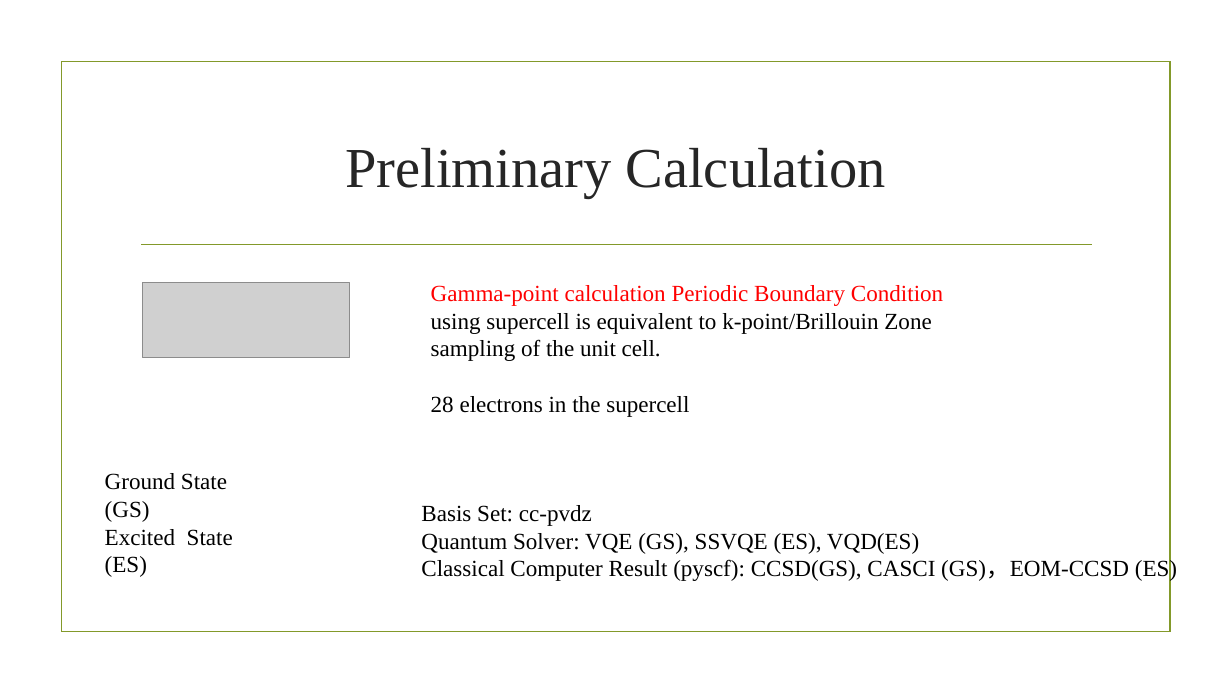
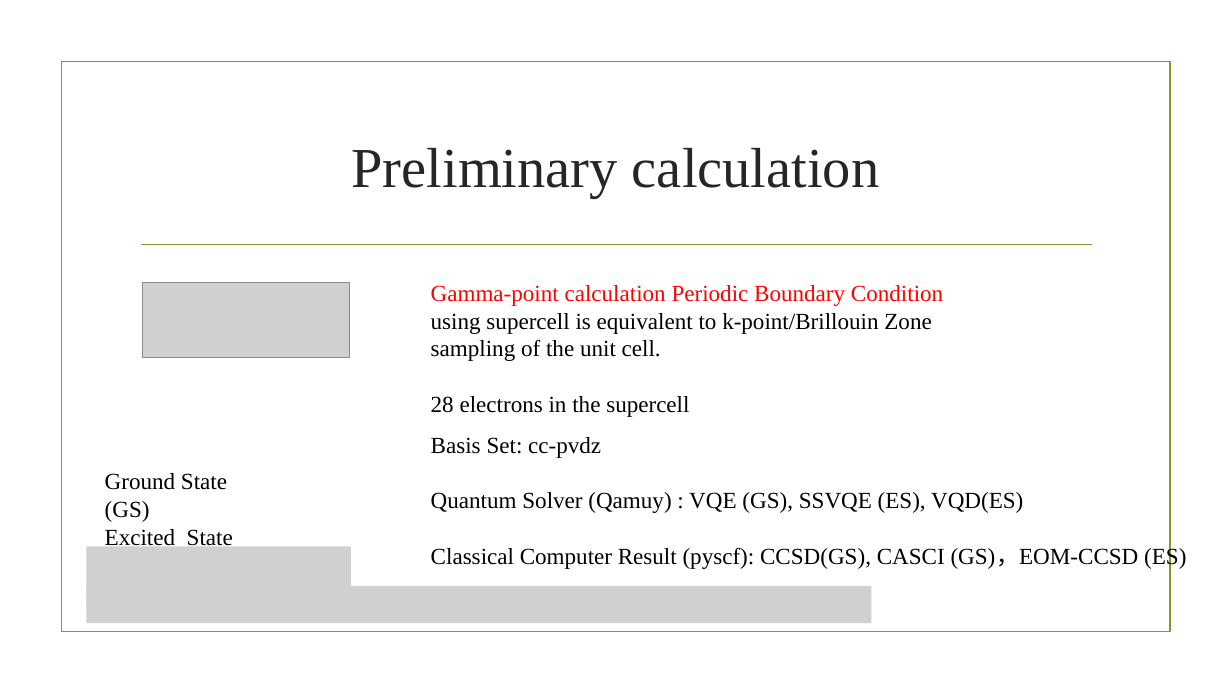
Before and after one commit to ruiyiQM/QPARC-Challenge-2022, a slide deck: slide 7 of Presentation/Qamuy.pptx. Drawn at 1232x693 pixels with LibreOffice and Linux fonts; fonts in the diff are those of the drawing; grey boxes stand for pictures; background and template pictures are left out. Boxes give left, top, right and bottom in pixels: in the first picture for what was removed or moved away, otherwise in the second. Text is boxed around its words. In the diff, an @@ line names an element or a change of style, - is before the commit and + after.

```diff
--- a/Presentation/Qamuy.pptx
+++ b/Presentation/Qamuy.pptx
@@ title at (352, 148, 879, 198): text changed @@
-Preliminary Calculation
+Preliminary calculation
@@ text "Basis Set: cc-pvdz": place and size @@
-text "Basis Set: cc-pvdz" at (421, 505, 1177, 582)
+text "Basis Set: cc-pvdz" at (431, 437, 1186, 570)
@@ text at (431, 492, 1023, 513): text changed @@
-Quantum Solver: VQE (GS), SSVQE (ES), VQD(ES)
+Quantum Solver (Qamuy) : VQE (GS), SSVQE (ES), VQD(ES)
@@ picture added at (87, 546, 351, 604) @@
@@ picture added at (87, 586, 872, 623) @@
```
Also in this commit, not shown: 12 other slides changed, 2 slides added.
